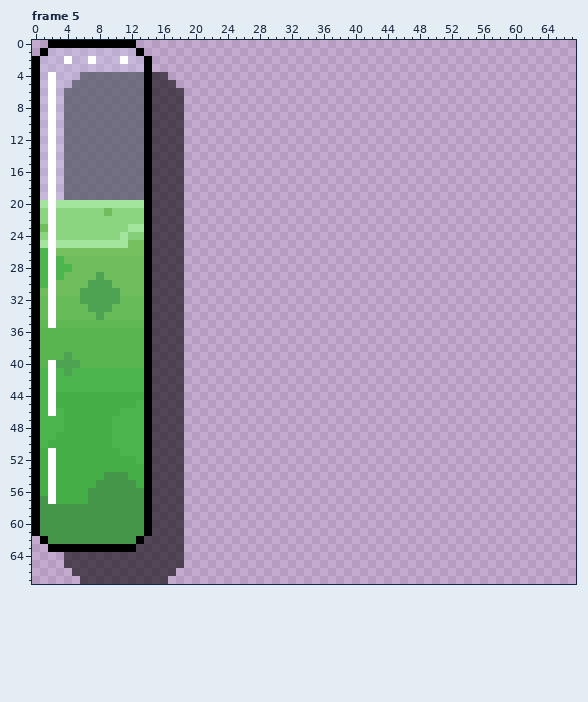
Pixel-art file: artAssets/uiElements/acidText/number1.aseprite. Above, as it was before the edit.
68x68 pixels, 7 frames. Colours within 5 levels of each other are drawn and written as one. Shown: frame 5. The commit also changed other frames, which this record leaves out.
New version:
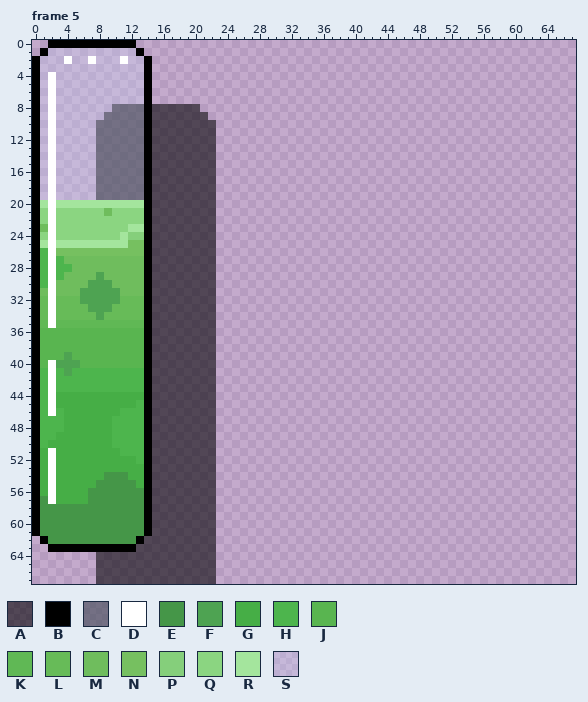
Palette (. is transparent): A #00000094  B #000000  C #515765b2  D #ffffff  E #459648  F #4ea352  G #46ae46  H #4db54d  J #59b550  K #60b855  L #67bb58  M #6fbd5d  N #76c060  P #85cf7b  Q #8bd581  R #a4e59d  S #cbdbfc47
Change:
Changed rows in their new state; - is an unchanged pixel.
Frame 5, layer "shadow":
first column x 4:
 4 --SSSSSSSS-..------
 5 -SSSSSSSSS-...-----
 6 SSSSSSSSSS-....----
 7 SSSSSSSSSS-....----
 8 SSSSSS---------AA--
 9 SSSSS----------AAA-
10 SSSS-----------AAAA
11 SSSS-----------AAAA
12 SSSS-----------AAAA
13 SSSS-----------AAAA
14 SSSS-----------AAAA
15 SSSS-----------AAAA
16 SSSS-----------AAAA
17 SSSS-----------AAAA
18 SSSS-----------AAAA
19 SSSS-----------AAAA
20 ---------------AAAA
21 ---------------AAAA
22 ---------------AAAA
23 ---------------AAAA
24 ---------------AAAA
25 ---------------AAAA
26 ---------------AAAA
27 ---------------AAAA
28 ---------------AAAA
29 ---------------AAAA
30 ---------------AAAA
31 ---------------AAAA
32 ---------------AAAA
33 ---------------AAAA
34 ---------------AAAA
35 ---------------AAAA
36 ---------------AAAA
37 ---------------AAAA
38 ---------------AAAA
39 ---------------AAAA
40 ---------------AAAA
41 ---------------AAAA
42 ---------------AAAA
43 ---------------AAAA
44 ---------------AAAA
45 ---------------AAAA
46 ---------------AAAA
47 ---------------AAAA
48 ---------------AAAA
49 ---------------AAAA
50 ---------------AAAA
51 ---------------AAAA
52 ---------------AAAA
53 ---------------AAAA
54 ---------------AAAA
55 ---------------AAAA
56 ---------------AAAA
57 ---------------AAAA
58 ---------------AAAA
59 ---------------AAAA
60 ---------------AAAA
61 ---------------AAAA
62 ---------------AAAA
63 ---------------AAAA
64 ....-----------AAAA
65 ....-----------AAAA
66 -...----------AAAAA
67 --..---------AAAAAA
